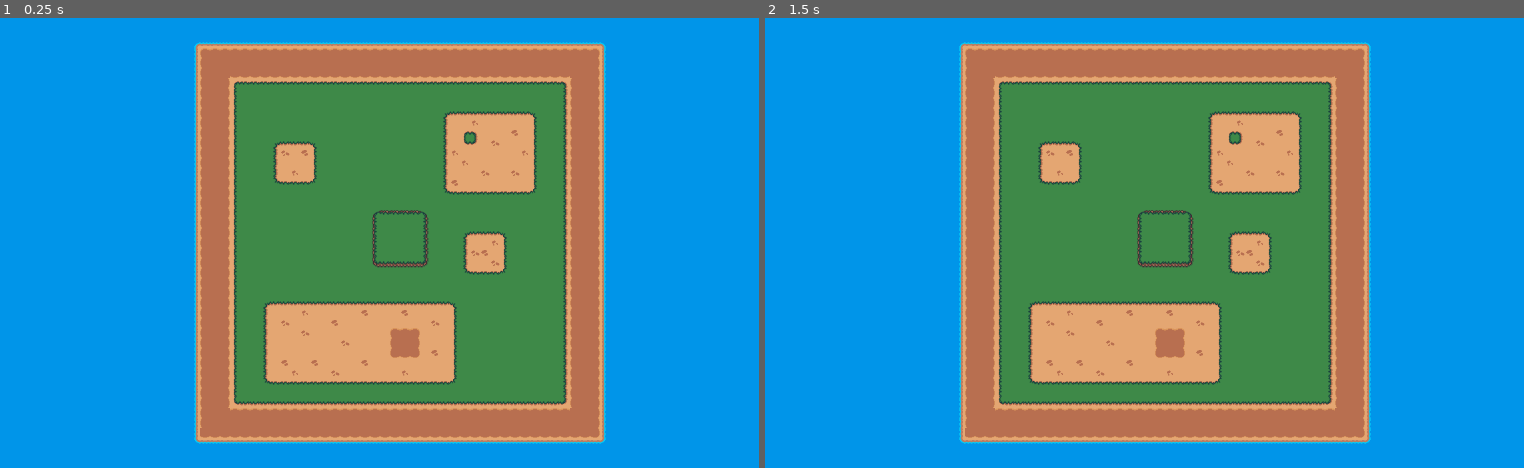
Above: before the commit, frames 1-2 (left to right).
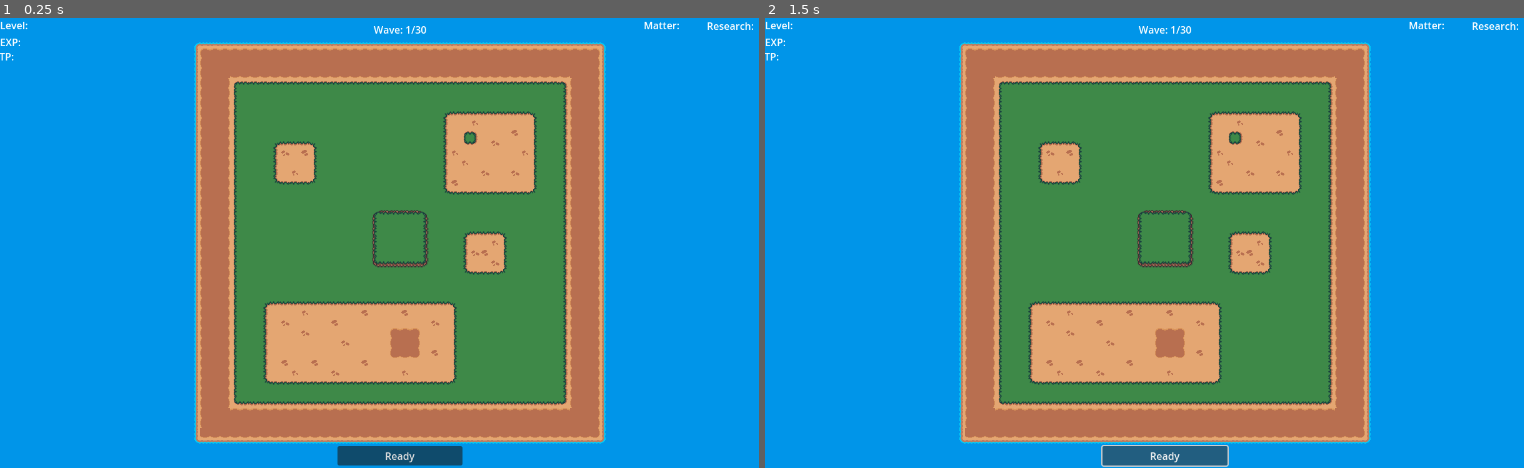
Above: after the commit, the same moments.

Repository: Rowan-Maynor/conjure
Game: Godot game, scene res://scenes/main.tscn
Two runs of this game, one before a commit and one after it. Both use one fixed random seed, a clock stepped at 60 frames per second and the inputs below.
Inputs (mouse positions are in pixels of both pictures, inside the frame that each line leads up to):
- Up to frame 1 (0.25 s): no input
- Up to frame 2 (1.5 s): click (1167, 454) at 0.5 s, where only the run after the commit has a clickable "Ready"; click (1167, 454) at 1.25 s, where only the run after the commit has a clickable "Ready"

The runs differ from the first frame. In frame 1, 1.0% of the frame differs, in the area x 0-100%, y 0-100%; in frame 2, 1.1%.

Commit message:
Added Boundries and basic skeleton unit

Diff:
--- a/project.godot
+++ b/project.godot
@@ -29,37 +29,36 @@
 , Object(InputEventJoypadMotion,"resource_local_to_scene":false,"resource_name":"","device":0,"axis":0,"axis_value":-1.0,"script":null)
 ]
 }
-camera_left={
+move_left={
 "deadzone": 0.2,
 "events": [Object(InputEventKey,"resource_local_to_scene":false,"resource_name":"","device":-1,"window_id":0,"alt_press …(195 unchanged characters)…
 , Object(InputEventKey,"resource_local_to_scene":false,"resource_name":"","device":-1,"window_id":0,"alt_pressed":false …(182 unchanged characters)…
 ]
 }
-camera_up={
+move_up={
 "deadzone": 0.2,
 "events": [Object(InputEventKey,"resource_local_to_scene":false,"resource_name":"","device":-1,"window_id":0,"alt_press …(195 unchanged characters)…
 , Object(InputEventKey,"resource_local_to_scene":false,"resource_name":"","device":-1,"window_id":0,"alt_pressed":false …(183 unchanged characters)…
 ]
 }
-camera_right={
+move_right={
 "deadzone": 0.2,
 "events": [Object(InputEventKey,"resource_local_to_scene":false,"resource_name":"","device":-1,"window_id":0,"alt_press …(195 unchanged characters)…
 , Object(InputEventKey,"resource_local_to_scene":false,"resource_name":"","device":-1,"window_id":0,"alt_pressed":false …(183 unchanged characters)…
 ]
 }
-camera_down={
+move_down={
 "deadzone": 0.2,
 "events": [Object(InputEventKey,"resource_local_to_scene":false,"resource_name":"","device":-1,"window_id":0,"alt_press …(195 unchanged characters)…
 , Object(InputEventKey,"resource_local_to_scene":false,"resource_name":"","device":-1,"window_id":0,"alt_pressed":false …(183 unchanged characters)…
 ]
 }
-camera_zoom_in={
-"deadzone": 0.2,
-"events": [Object(InputEventMouseButton,"resource_local_to_scene":false,"resource_name":"","device":-1,"window_id":0,"alt_pressed":false,"shift_pressed":false,"ctrl_pressed":false,"meta_pressed":false,"button_mask":0,"position":Vector2(0, 0),"global_position":Vector2(0, 0),"factor":1.0,"button_index":4,"canceled":false,"pressed":false,"double_click":false,"script":null)
-]
-}
-camera_zoom_out={
-"deadzone": 0.2,
-"events": [Object(InputEventMouseButton,"resource_local_to_scene":false,"resource_name":"","device":-1,"window_id":0,"alt_pressed":false,"shift_pressed":false,"ctrl_pressed":false,"meta_pressed":false,"button_mask":0,"position":Vector2(0, 0),"global_position":Vector2(0, 0),"factor":1.0,"button_index":5,"canceled":false,"pressed":false,"double_click":false,"script":null)
-]
-}
+
+[layer_names]
+
+2d_physics/layer_1="Movement Boundries"
+2d_physics/layer_2="Units"
+
+[rendering]
+
+textures/canvas_textures/default_texture_filter=0
--- a/scenes/main.tscn
+++ b/scenes/main.tscn
@@ -8,6 +8,7 @@
 [ext_resource type="Texture2D" uid="uid://dls8obl4bq8uc" path="res://assets/sprites/Tiles/Beach_Tile.png" id="6_trceg"]
 [ext_resource type="Texture2D" uid="uid://dsa4clabykjg3" path="res://assets/sprites/Tiles/Water_Middle.png" id="7_a8y0u"]
 [ext_resource type="Texture2D" uid="uid://bqrxn06et0rqv" path="res://assets/sprites/Tiles/Water_Tile.png" id="8_jkv2x"]
+[ext_resource type="PackedScene" uid="uid://c78ysnebai1o6" path="res://scenes/skeleton.tscn" id="9_85g3d"]
 
 [sub_resource type="TileSetAtlasSource" id="TileSetAtlasSource_jbj1t"]
 texture = ExtResource("1_tipki")
@@ -116,6 +117,27 @@
 sources/8 = SubResource("TileSetAtlasSource_jscy8")
 sources/9 = SubResource("TileSetAtlasSource_pm3ni")
 
+[sub_resource type="RectangleShape2D" id="RectangleShape2D_tipki"]
+size = Vector2(14, 526)
+
+[sub_resource type="RectangleShape2D" id="RectangleShape2D_85g3d"]
+size = Vector2(543, 14)
+
+[sub_resource type="RectangleShape2D" id="RectangleShape2D_choun"]
+size = Vector2(16, 524)
+
+[sub_resource type="RectangleShape2D" id="RectangleShape2D_ya4ey"]
+size = Vector2(655, 13)
+
+[sub_resource type="RectangleShape2D" id="RectangleShape2D_eb6dy"]
+size = Vector2(9, 639)
+
+[sub_resource type="RectangleShape2D" id="RectangleShape2D_trceg"]
+size = Vector2(652, 10)
+
+[sub_resource type="RectangleShape2D" id="RectangleShape2D_a8y0u"]
+size = Vector2(10, 635)
+
 [node name="Default-stage" type="Node2D"]
 metadata/_edit_vertical_guides_ = [640.0]
 metadata/_edit_horizontal_guides_ = [360.0]
@@ -127,3 +149,93 @@
 [node name="Camera2D" type="Camera2D" parent="."]
 position = Vector2(640, 360)
 position_smoothing_enabled = true
+
+[node name="CanvasLayer" type="CanvasLayer" parent="."]
+
+[node name="ready_button" type="Button" parent="CanvasLayer"]
+custom_minimum_size = Vector2(200, 0)
+offset_left = 540.0
+offset_top = 685.0
+offset_right = 740.0
+offset_bottom = 716.0
+text = "Ready"
+
+[node name="matter_total" type="Label" parent="CanvasLayer"]
+offset_left = 1030.0
+offset_right = 1092.0
+offset_bottom = 23.0
+text = "Matter: "
+
+[node name="research_total" type="Label" parent="CanvasLayer"]
+offset_left = 1131.0
+offset_top = 1.0
+offset_right = 1211.0
+offset_bottom = 24.0
+text = "Research: "
+
+[node name="player_level" type="Label" parent="CanvasLayer"]
+offset_right = 40.0
+offset_bottom = 23.0
+text = "Level:"
+
+[node name="player_exp" type="Label" parent="CanvasLayer"]
+offset_top = 27.0
+offset_right = 40.0
+offset_bottom = 50.0
+text = "EXP: "
+
+[node name="player_tp" type="Label" parent="CanvasLayer"]
+offset_left = -1.0
+offset_top = 50.0
+offset_right = 39.0
+offset_bottom = 73.0
+text = "TP: "
+
+[node name="wave_counter" type="Label" parent="CanvasLayer"]
+offset_left = 598.0
+offset_top = 7.0
+offset_right = 683.0
+offset_bottom = 30.0
+text = "Wave: 1/30"
+
+[node name="boundries" type="StaticBody2D" parent="."]
+
+[node name="inner_left" type="CollisionShape2D" parent="boundries"]
+position = Vector2(377, 361)
+shape = SubResource("RectangleShape2D_tipki")
+
+[node name="inner_top" type="CollisionShape2D" parent="boundries"]
+position = Vector2(640.5, 105)
+shape = SubResource("RectangleShape2D_85g3d")
+
+[node name="inner_right" type="CollisionShape2D" parent="boundries"]
+position = Vector2(904, 361)
+shape = SubResource("RectangleShape2D_choun")
+
+[node name="inner_bottom" type="CollisionShape2D" parent="boundries"]
+position = Vector2(641, 617)
+shape = SubResource("RectangleShape2D_85g3d")
+
+[node name="outer_top" type="CollisionShape2D" parent="boundries"]
+position = Vector2(639.5, 45.5)
+shape = SubResource("RectangleShape2D_ya4ey")
+
+[node name="outer_left" type="CollisionShape2D" parent="boundries"]
+position = Vector2(317.5, 359.5)
+shape = SubResource("RectangleShape2D_eb6dy")
+
+[node name="outer_bottom" type="CollisionShape2D" parent="boundries"]
+position = Vector2(640, 674)
+shape = SubResource("RectangleShape2D_trceg")
+
+[node name="outer_right" type="CollisionShape2D" parent="boundries"]
+position = Vector2(963, 359.5)
+shape = SubResource("RectangleShape2D_a8y0u")
+
+[node name="Skeleton" parent="." instance=ExtResource("9_85g3d")]
+position = Vector2(610, 238)
+collision_layer = 2
+motion_mode = 1
+
+[node name="Skeleton2" parent="." instance=ExtResource("9_85g3d")]
+position = Vector2(342, 202)
Not shown: 1 places in scenes/main.tscn that only renumber resources
